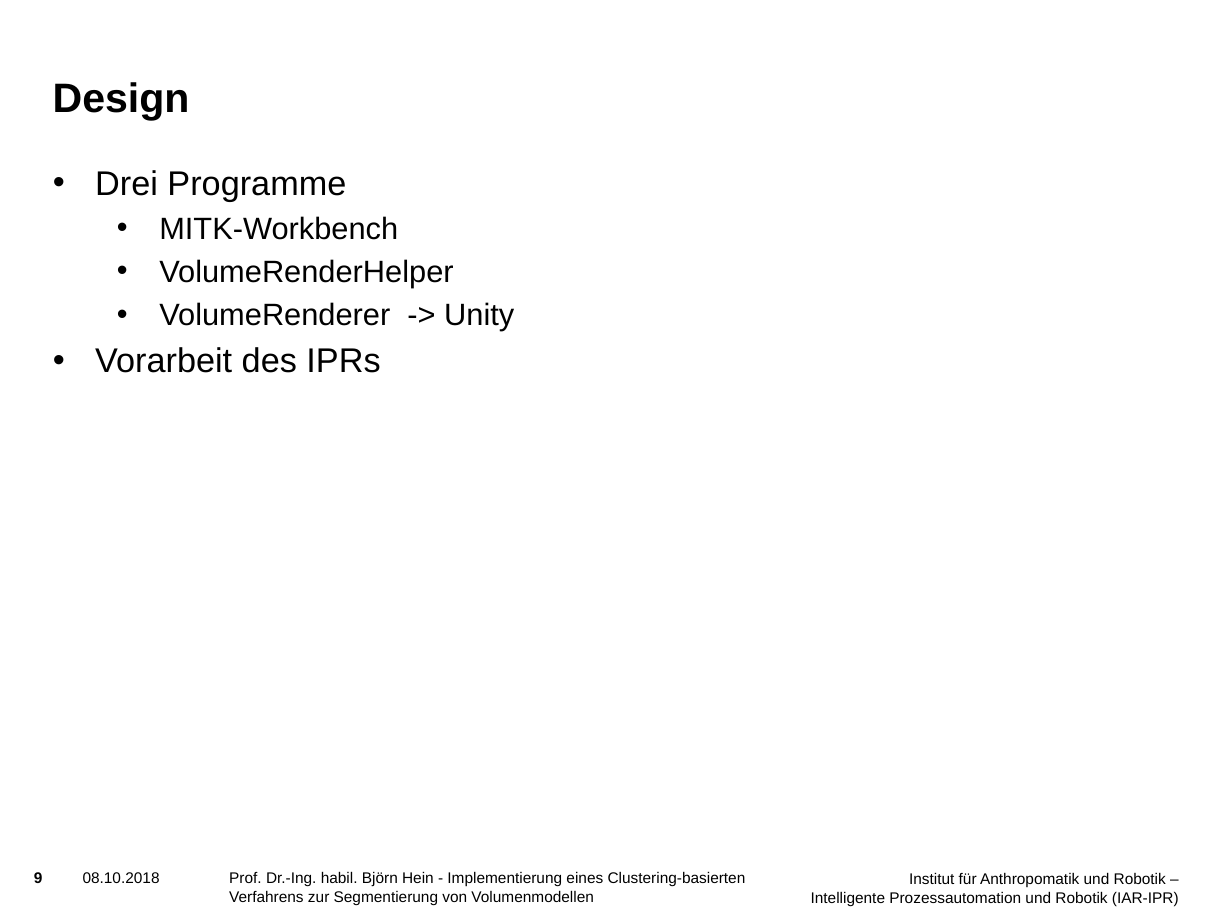
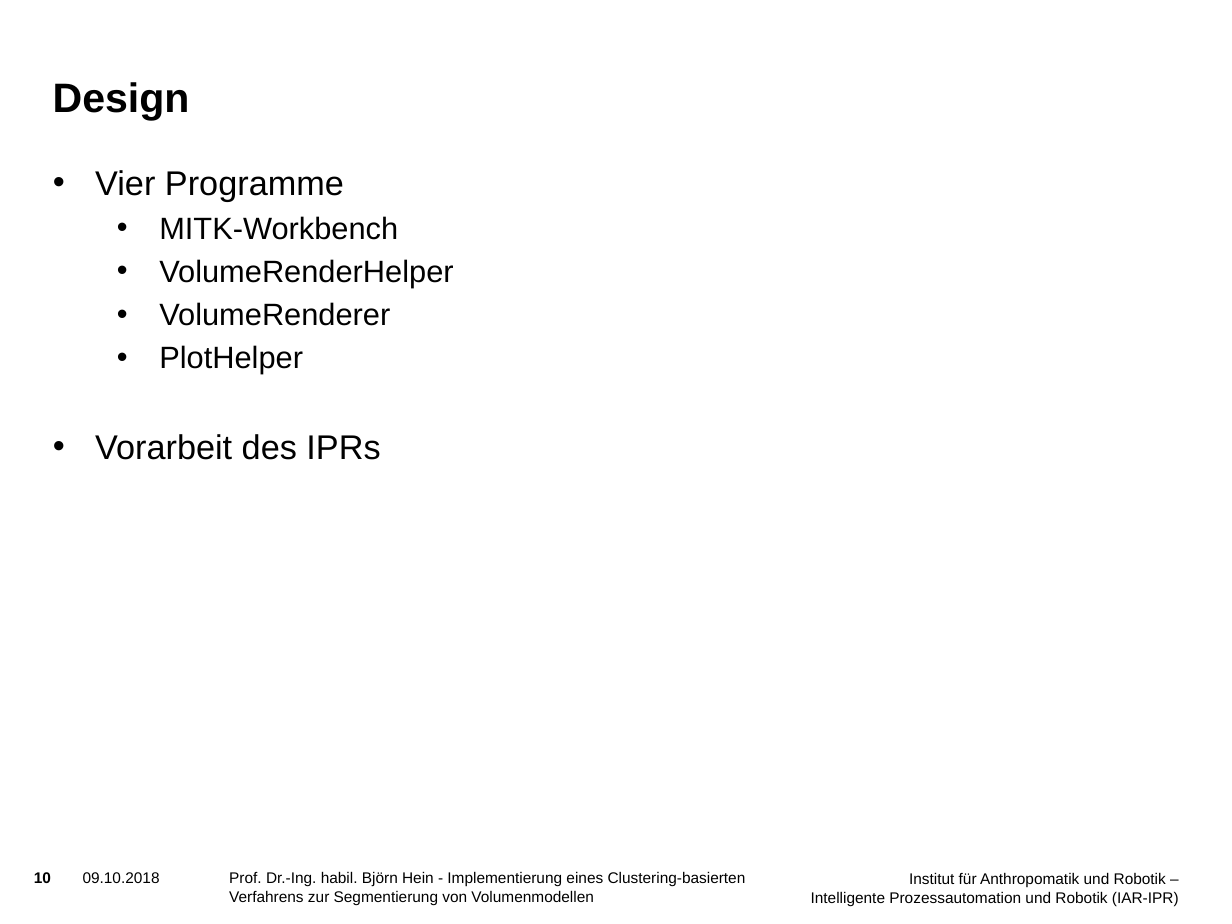
Before and after one commit to SchiriSchaf/Bachelorarbeit, a slide deck: slide 10 of Vortrag/Präsentation.pptx (slide 9 before the commit). Drawn at 1232x924 pixels with LibreOffice and Linux fonts; fonts in the diff are those of the drawing; background and template pictures are left out. Boxes give left, top, right and bottom in pixels: in the first picture for what was removed or moved away, otherwise in the second. Text is boxed around its words. In the diff, an @@ line names an element or a change of style, - is before the commit and + after.

```diff
--- a/Vortrag/Präsentation.pptx
+++ b/Vortrag/Präsentation.pptx
@@ text at (95,170,344,202): text changed @@
-• Drei Programme
+• Vier Programme
@@ text at (159,302,390,374): text changed @@
-  • VolumeRenderer -> Unity
+  • VolumeRenderer
+  • PlotHelper
@@ page number at (34,872,51,883): text changed @@
-9
+10
@@ text at (83,872,160,883): text changed @@
-08.10.2018
+09.10.2018
```
Also in this commit, not shown: 19 other slides changed, 2 slides added, 3 other files.
